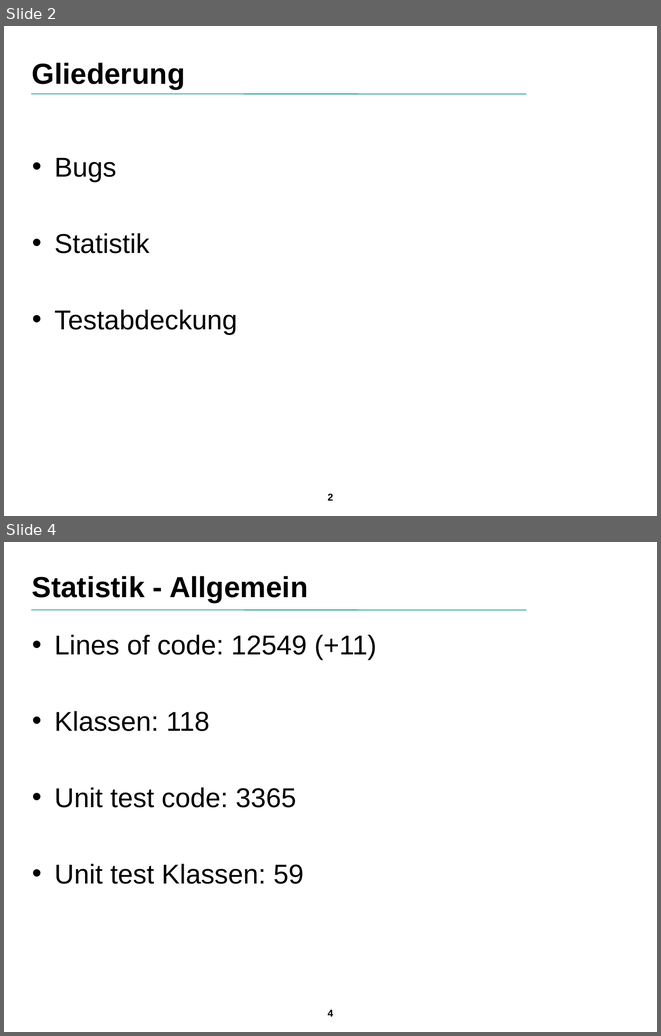
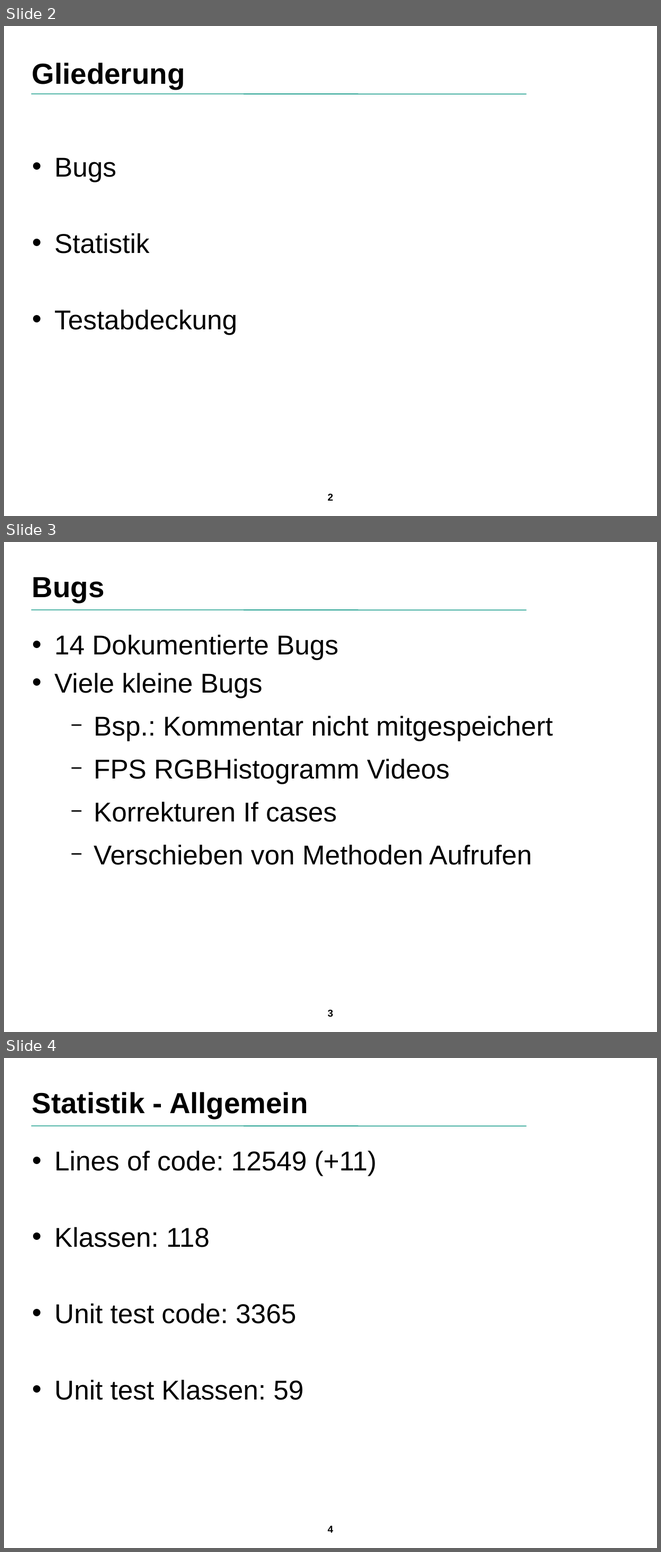
Before and after one commit to SuppenGeist/pse-ws1516-videoencoder-ta, a slide deck: Qualitätssicherung/Präsentation/Praesentation.odp. Shown one above the other, each under a label of ours: slides 2 and 4 before the commit, slides 2, 3 and 4 after it; the slides between them are not shown. The pictures are 661x1036 and 661x1552 pixels, drawn with LibreOffice and Linux fonts; fonts in the diff are those of the drawing; background and template pictures are left out. Boxes give left, top, right and bottom in pixels: in the first picture for what was removed or moved away, otherwise in the second. Text is boxed around its words. In the diff, an @@ line names an element or a change of style, - is before the commit and + after.

```diff
--- a/Qualitätssicherung/Präsentation/Praesentation.odp
+++ b/Qualitätssicherung/Präsentation/Praesentation.odp
@@ slide 3 added at box(4, 542, 657, 1032), background picture (left out); not listed: 2 template elements that a slide beside it also shows @@
@@ title added at box(32, 577, 105, 602), 32 pt, text #000000, bold @@
+Bugs
@@ text added at box(54, 634, 553, 865), 30 pt, text #000000 @@
+• 14 Dokumentierte Bugs
+• Viele kleine Bugs
+  − Bsp.: Kommentar nicht mitgespeichert
+  − FPS RGBHistogramm Videos
+  − Korrekturen If cases
+  − Verschieben von Methoden Aufrufen
```
Also in this commit, not shown: 3 slides changed, 1 slide removed, 2 other files.
